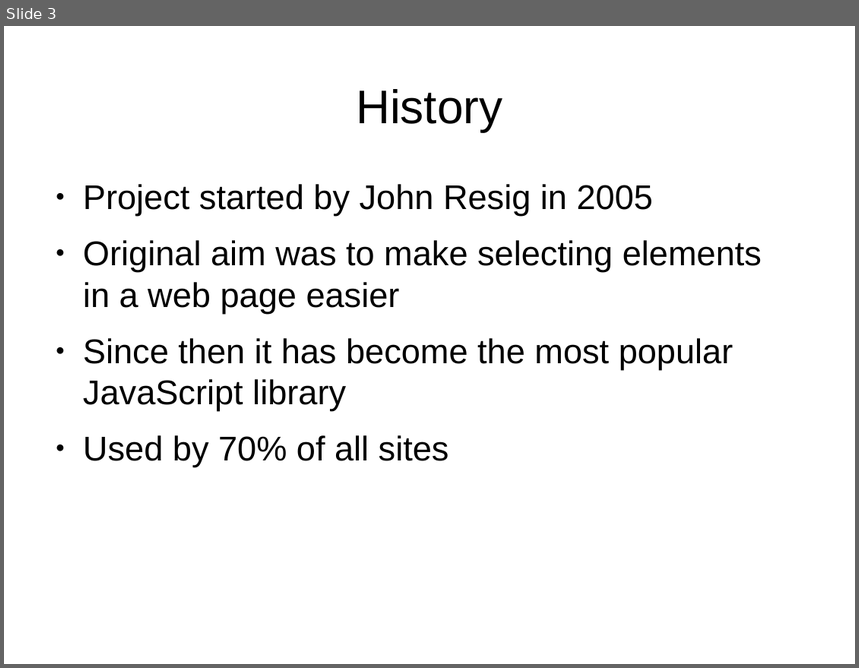
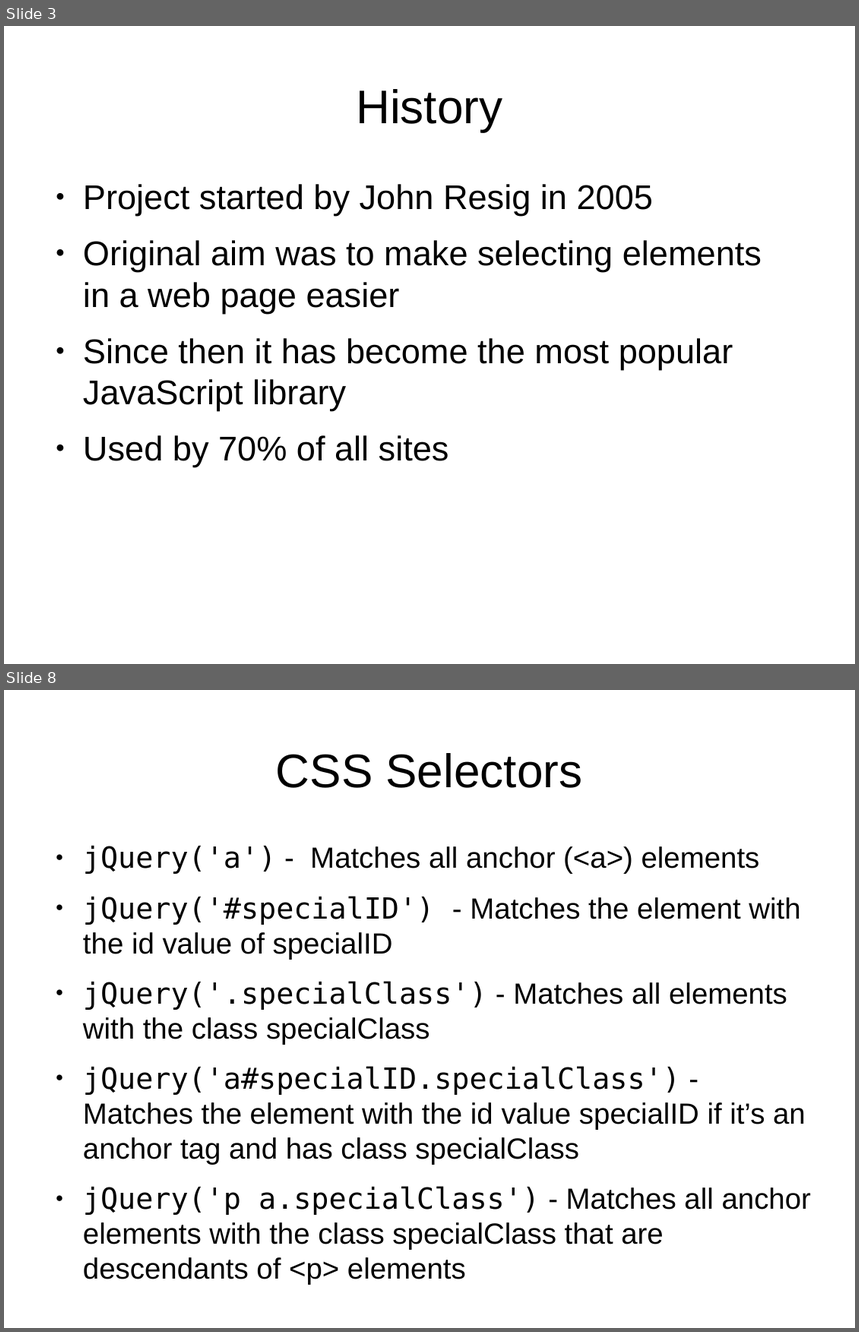
Before and after one commit to tomafc330/presentations, a slide deck: jquery/presentation.odp. Shown one above the other, each under a label of ours: slide 3 before the commit, slides 3 and 8 after it; the slides between them are not shown. The pictures are 859x668 and 859x1332 pixels, drawn with LibreOffice and Linux fonts; fonts in the diff are those of the drawing. Boxes give left, top, right and bottom in pixels: in the first picture for what was removed or moved away, otherwise in the second. Text is boxed around its words. In the diff, an @@ line names an element or a change of style, - is before the commit and + after.

```diff
--- a/jquery/presentation.odp
+++ b/jquery/presentation.odp
@@ slide 8 added at (4,690,855,1328), background #FFFFFF @@
@@ title added at (276,753,583,788), 44 pt, text #000000 @@
+CSS Selectors
@@ text added at (83,845,811,1285), 27.2 pt, text #000000 @@
+● jQuery('a') - Matches all anchor (<a>) elements
+● jQuery('#specialID') - Matches the element with the id value of specialID
+● jQuery('.specialClass') - Matches all elements with the class specialClass
+● jQuery('a#specialID.specialClass') - Matches the element with the id value specialID if it’s an anchor tag and has class specialClass
+● jQuery('p a.specialClass') - Matches all anchor elements with the class specialClass that are descendants of <p> elements
```
Also in this commit, not shown: 5 slides changed, 14 other slides added, 10 other files.
